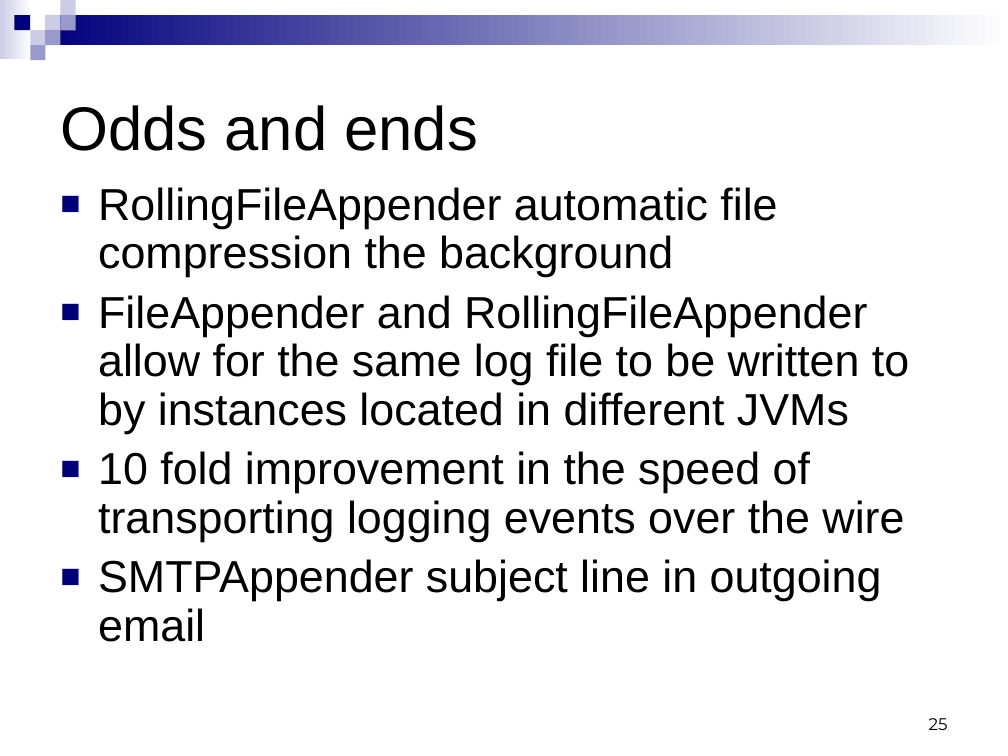
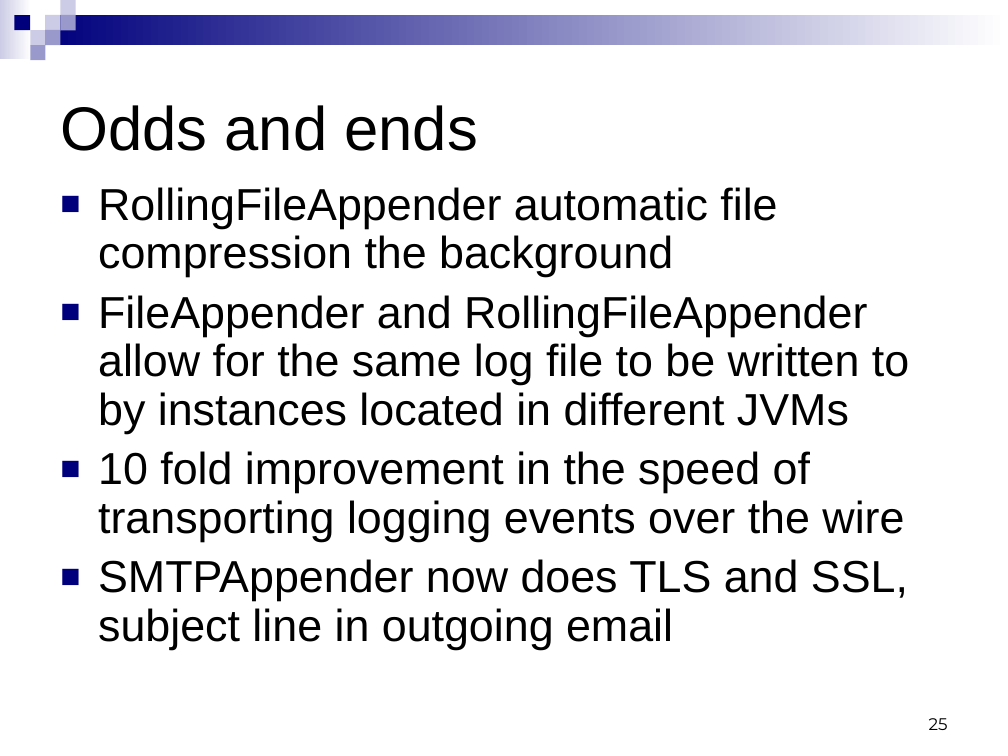
Before and after one commit to qos-ch/logback, a slide deck: slide 25 of logback-site/src/site/resources/logback.ppt. Drawn at 1008x756 pixels with LibreOffice and Linux fonts; fonts in the diff are those of the drawing. Boxes give left, top, right and bottom in pixels: in the first picture for what was removed or moved away, otherwise in the second. Text is boxed around its words. In the diff, an @@ line names an element or a change of style, - is before the commit and + after.

Commit message:
added a second slide on other odds and ends

```diff
--- a/logback-site/src/site/resources/logback.ppt
+++ b/logback-site/src/site/resources/logback.ppt
@@ text at (98, 559, 908, 650): text changed @@
-■ SMTPAppender subject line in outgoing email
+■ SMTPAppender now does TLS and SSL, subject line in outgoing email
```
Also in this commit, not shown: 1 slide added.
